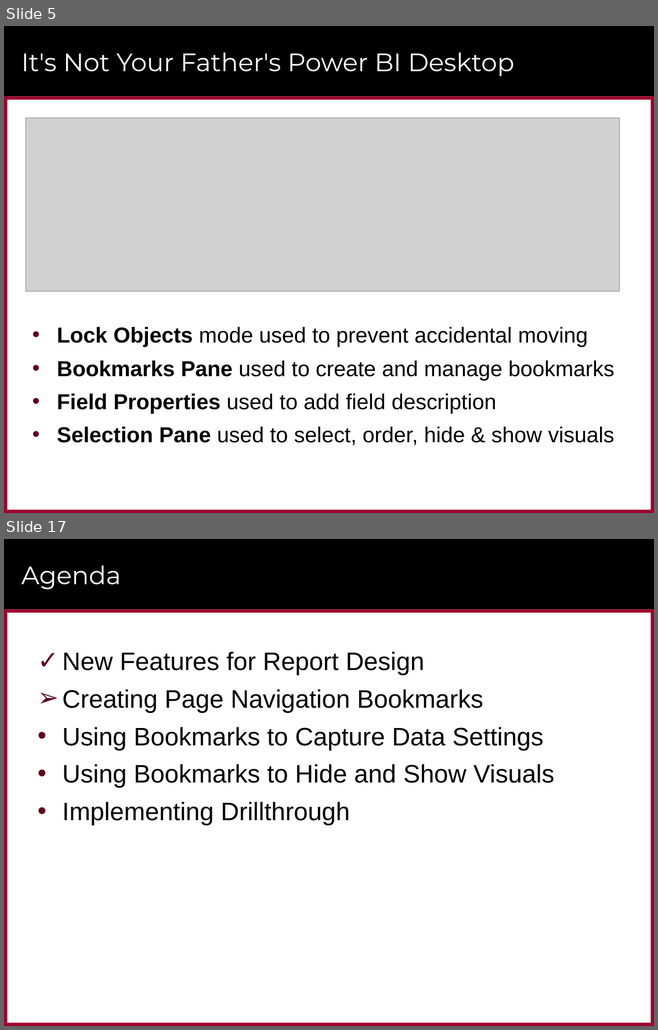
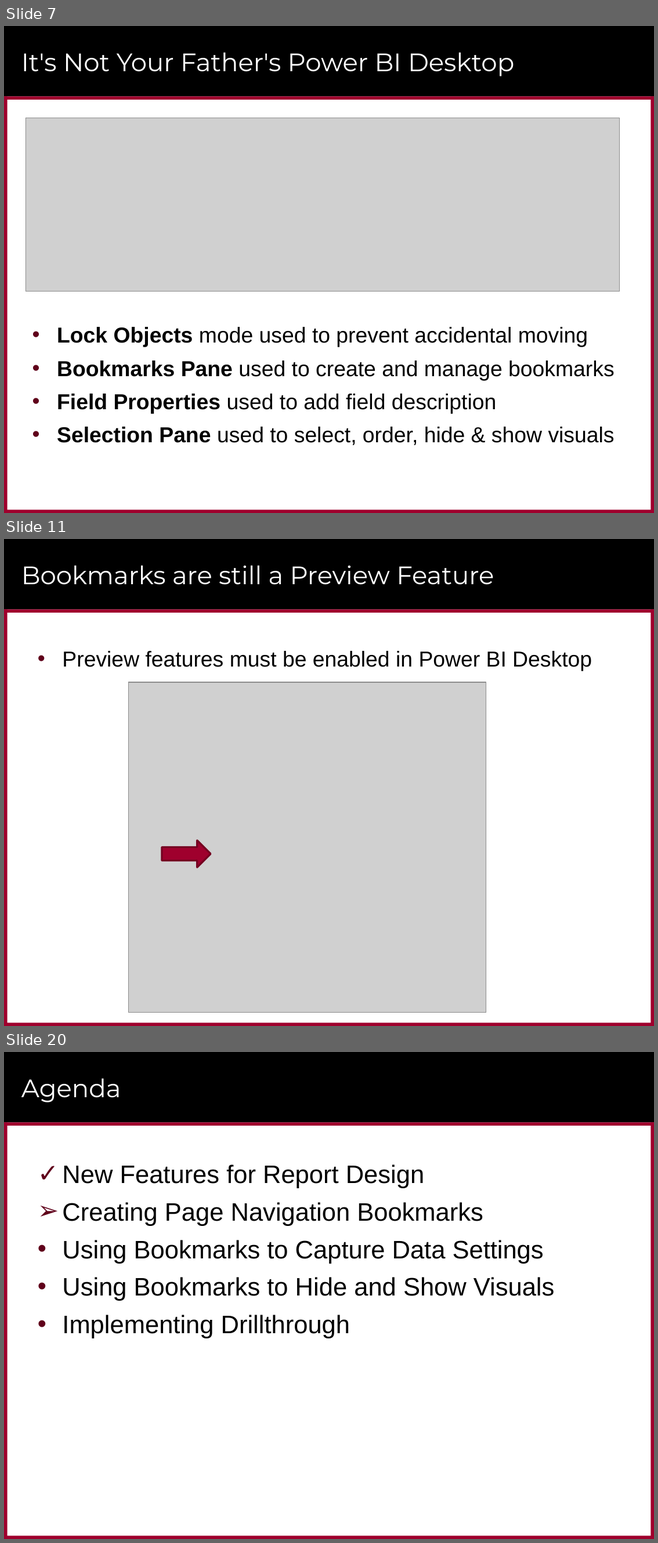
Before and after one commit to CriticalPathTraining/Bookmarks, a slide deck: Bookmarks.pptx. Shown one above the other, each under a label of ours: slides 5 and 17 before the commit, slides 7, 11 and 20 after it; the slides between them are not shown. The pictures are 658x1030 and 658x1543 pixels, drawn with LibreOffice and Linux fonts; fonts in the diff are those of the drawing; grey boxes stand for pictures; background and template pictures are left out. Boxes give left, top, right and bottom in pixels: in the first picture for what was removed or moved away, otherwise in the second. Text is boxed around its words. In the diff, an @@ line names an element or a change of style, - is before the commit and + after.

```diff
--- a/Bookmarks.pptx
+++ b/Bookmarks.pptx
@@ slide 11 added at <box>4,539,654,1026</box>, background #FFFFFF; not listed: 6 template elements that a slide beside it also shows @@
@@ title added at <box>21,565,494,585</box>, 28 pt, text #FFFFFF @@
+Bookmarks are still a Preview Feature
@@ text added at <box>62,651,592,671</box>, 24 pt, text #000000 @@
+• Preview features must be enabled in Power BI Desktop
@@ picture added at <box>129,683,486,1013</box> @@
@@ right arrow added at <box>162,841,210,868</box>, fill #9F002D, outline #760021 2 pt @@
@@ what was slide 5 is now slide 7 @@
@@ what was slide 17 is now slide 20 @@
```
Also in this commit, not shown: 10 slides changed, 10 other slides added, 7 slides removed, 1 other file.
